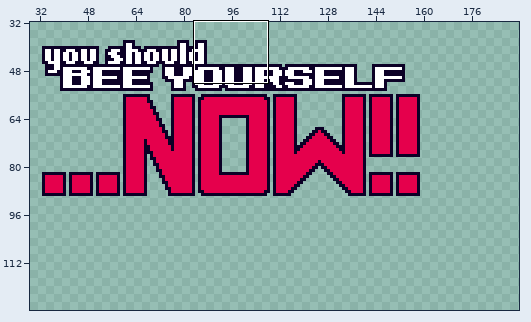
Pixel-art file -- lmao/BEE YOURSELF NOW.aseprite. Above: a wide view before the commit, with the close-up outlined.
Close-up. First the earlier version:
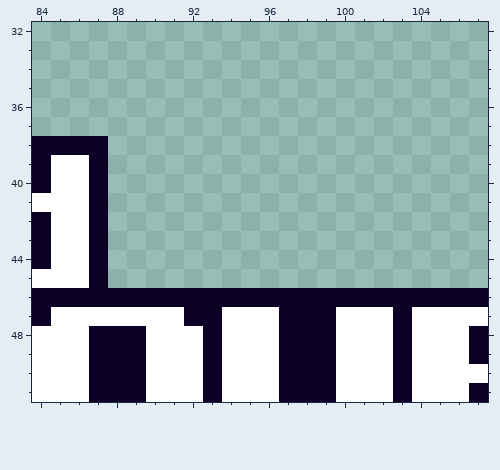
192x128 pixels, 1 frame. Shown: x 84..107, y 32..51. The wide view leaves out empty margins. The commit also changed other parts of the picture, which this record leaves out.
The same view after the edit:
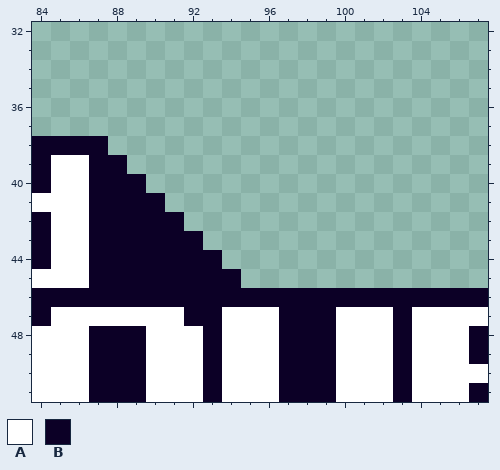
Palette (. is transparent): A #ffffff  B #0c0026
Changes in this commit:
layer "Layer 1" now shown
--- layer "Layer 1"
@@ x 86..96 @@
 38 BB.........
-39 AB.........
-40 AB.........
-41 AB.........
-42 AB.........
-43 AB.........
-44 AB.........
-45 AB.........
+39 ABB........
+40 ABBB.......
+41 ABBBB......
+42 ABBBBB.....
+43 ABBBBBB....
+44 ABBBBBBB...
+45 ABBBBBBBB..
 46 BBBBBBBBBBB
